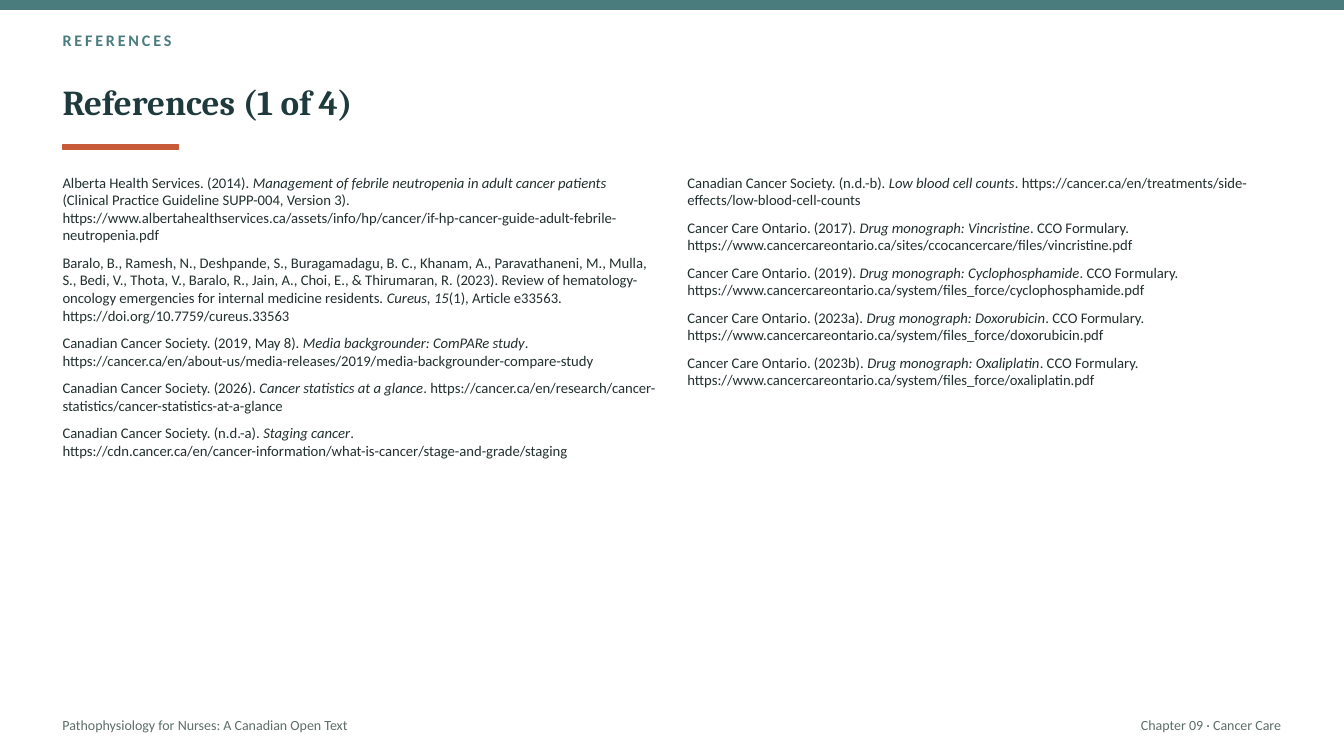
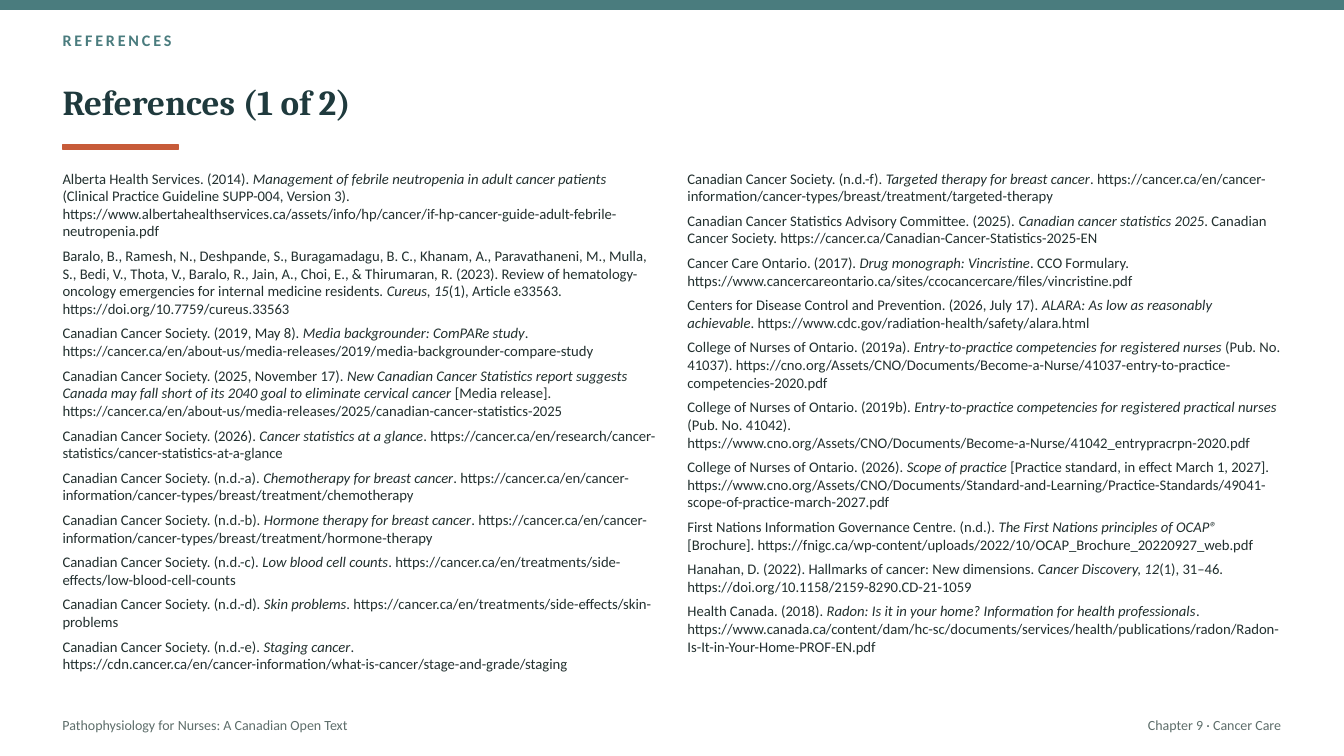
Before and after one commit to andrewleenl/opensourcenursing, a slide deck: slide 48 of Ch09_Cancer_Care_Lecture_Presentation.pptx (slide 69 before the commit). Drawn at 1344x756 pixels with LibreOffice and Linux fonts; fonts in the diff are those of the drawing. Boxes give left, top, right and bottom in pixels: in the first picture for what was removed or moved away, otherwise in the second. Text is boxed around its words. In the diff, an @@ line names an element or a change of style, - is before the commit and + after.

```diff
--- a/Ch09_Cancer_Care_Lecture_Presentation.pptx
+++ b/Ch09_Cancer_Care_Lecture_Presentation.pptx
@@ title at <box>63,89,351,121</box>: text changed @@
-References (1 of 4)
+References (1 of 2)
@@ text at <box>63,173,655,461</box>: less space between paragraphs @@
@@ text at <box>687,173,1266,246</box>: text changed @@
-Canadian Cancer Society. (n.d.-b). Low blood cell counts. https://cancer.ca/en/treatments/side-effects/low-blood-cell-counts
+Canadian Cancer Society. (n.d.-f). Targeted therapy for breast cancer. https://cancer.ca/en/cancer-information/cancer-types/breast/treatment/targeted-therapy
+Canadian Cancer Statistics Advisory Committee. (2025). Canadian cancer statistics 2025. Canadian Cancer Society. https://cancer.ca/Canadian-Cancer-Statistics-2025-EN
@@ text "Canadian Cancer Society. (n.d.-f). Targeted ..." at <box>687,173,1280,655</box>: less space between paragraphs @@
@@ text at <box>687,299,1280,655</box>: text changed @@
-Cancer Care Ontario. (2019). Drug monograph: Cyclophosphamide. CCO Formulary. https://www.cancercareontario.ca/system/files_force/cyclophosphamide.pdf
-Cancer Care Ontario. (2023a). Drug monograph: Doxorubicin. CCO Formulary. https://www.cancercareontario.ca/system/files_force/doxorubicin.pdf
-Cancer Care Ontario. (2023b). Drug monograph: Oxaliplatin. CCO Formulary. https://www.cancercareontario.ca/system/files_force/oxaliplatin.pdf
+Centers for Disease Control and Prevention. (2026, July 17). ALARA: As low as reasonably achievable. https://www.cdc.gov/radiation-health/safety/alara.html
+College of Nurses of Ontario. (2019a). Entry-to-practice competencies for registered nurses (Pub. No. 41037). https://cno.org/Assets/CNO/Documents/Become-a-Nurse/41037-entry-to-practice-competencies-2020.pdf
+College of Nurses of Ontario. (2019b). Entry-to-practice competencies for registered practical nurses (Pub. No. 41042). https://www.cno.org/Assets/CNO/Documents/Become-a-Nurse/41042_entrypracrpn-2020.pdf
+College of Nurses of Ontario. (2026). Scope of practice [Practice standard, in effect March 1, 2027]. https://www.cno.org/Assets/CNO/Documents/Standard-and-Learning/Practice-Standards/49041-scope-of-practice-march-2027.pdf
+First Nations Information Governance Centre. (n.d.). The First Nations principles of OCAP® [Brochure]. https://fnigc.ca/wp-content/uploads/2022/10/OCAP_Brochure_20220927_web.pdf
+Hanahan, D. (2022). Hallmarks of cancer: New dimensions. Cancer Discovery, 12(1), 31–46. https://doi.org/10.1158/2159-8290.CD-21-1059
+Health Canada. (2018). Radon: Is it in your home? Information for health professionals. https://www.canada.ca/content/dam/hc-sc/documents/services/health/publications/radon/Radon-Is-It-in-Your-Home-PROF-EN.pdf
@@ text at <box>63,370,627,419</box>: paragraph added @@
+Canadian Cancer Society. (2025, November 17). New Canadian Cancer Statistics report suggests Canada may fall short of its 2040 goal to eliminate cervical cancer [Media release]. https://cancer.ca/en/about-us/media-releases/2025/canadian-cancer-statistics-2025
@@ text at <box>63,472,651,672</box>: text changed @@
-Canadian Cancer Society. (n.d.-a). Staging cancer. https://cdn.cancer.ca/en/cancer-information/what-is-cancer/stage-and-grade/staging
+Canadian Cancer Society. (n.d.-a). Chemotherapy for breast cancer. https://cancer.ca/en/cancer-information/cancer-types/breast/treatment/chemotherapy
+Canadian Cancer Society. (n.d.-b). Hormone therapy for breast cancer. https://cancer.ca/en/cancer-information/cancer-types/breast/treatment/hormone-therapy
+Canadian Cancer Society. (n.d.-c). Low blood cell counts. https://cancer.ca/en/treatments/side-effects/low-blood-cell-counts
+Canadian Cancer Society. (n.d.-d). Skin problems. https://cancer.ca/en/treatments/side-effects/skin-problems
+Canadian Cancer Society. (n.d.-e). Staging cancer. https://cdn.cancer.ca/en/cancer-information/what-is-cancer/stage-and-grade/staging
@@ text at <box>1148,720,1281,732</box>: text changed @@
-Chapter 09 · Cancer Care
+Chapter 9 · Cancer Care
```
Also in this commit, not shown: 3 other slides changed, 46 slides added, 69 slides removed, 16 other files.
